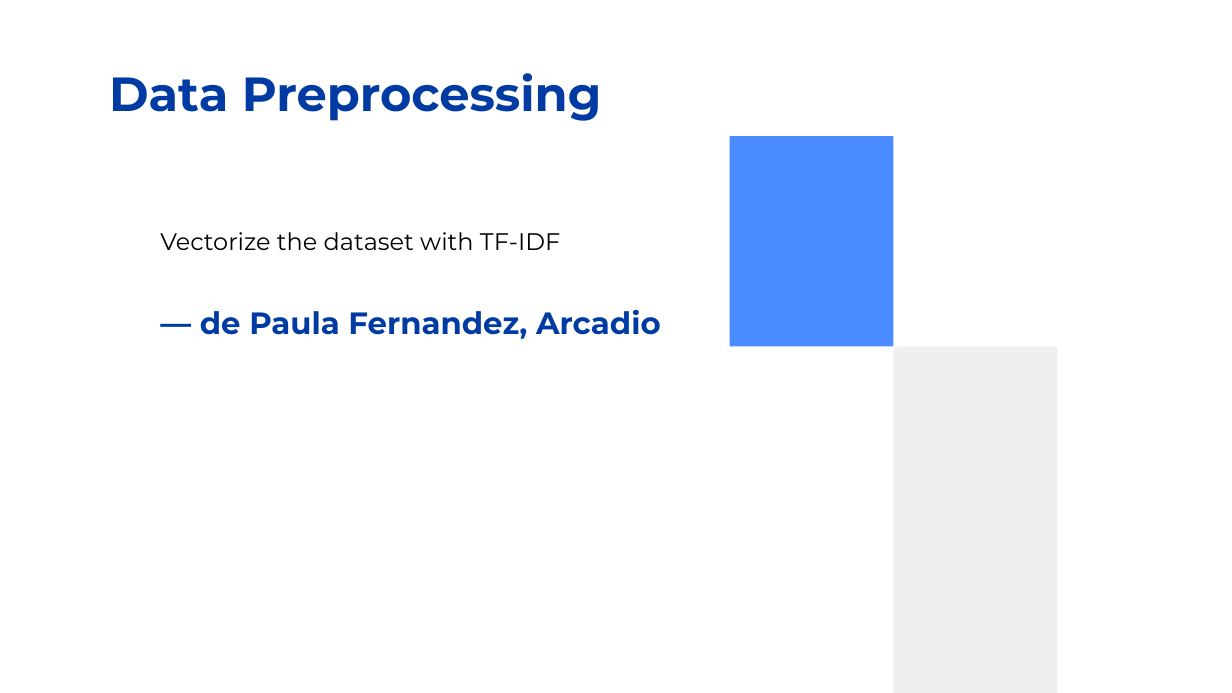
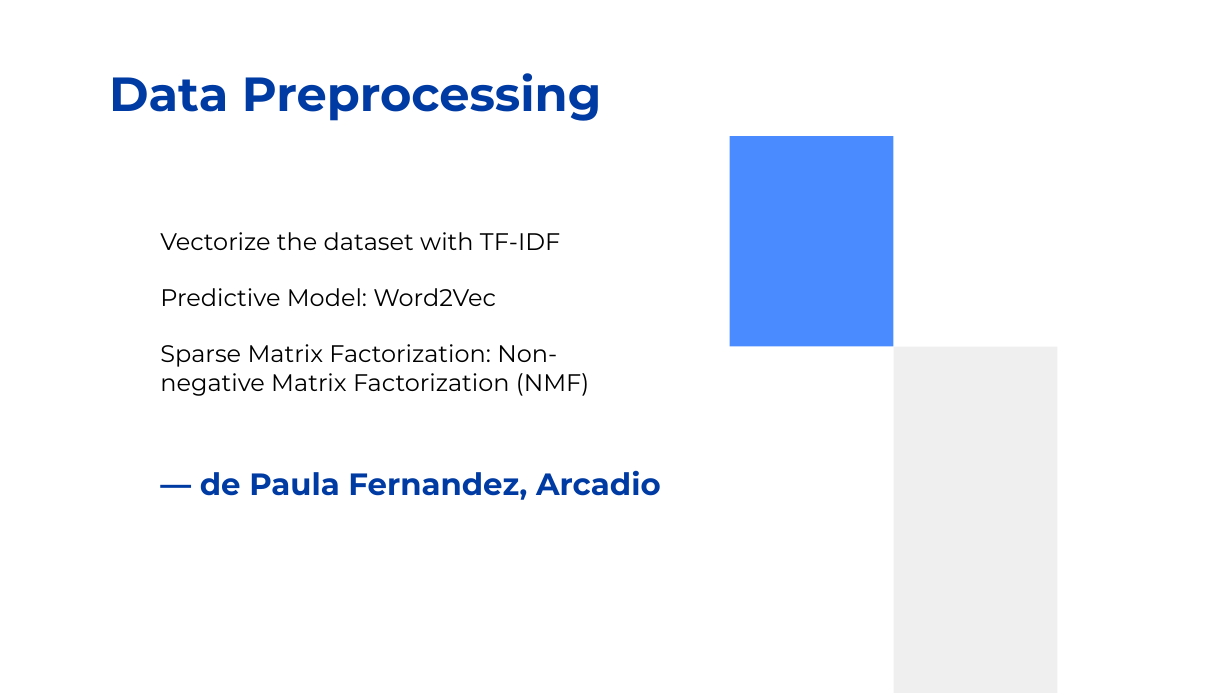
Before and after one commit to onlyxool/PROG8245NLP, a slide deck: slide 6 of PROG8245_Final_Project.pptx. Drawn at 1232x693 pixels with LibreOffice and Linux fonts; fonts in the diff are those of the drawing. Boxes give left, top, right and bottom in pixels: in the first picture for what was removed or moved away, otherwise in the second. Text is boxed around its words. In the diff, an @@ line names an element or a change of style, - is before the commit and + after.

```diff
--- a/PROG8245_Final_Project.pptx
+++ b/PROG8245_Final_Project.pptx
@@ subtitle at (160,288,589,396): paragraphs added @@
+Predictive Model: Word2Vec
+Sparse Matrix Factorization: Non-negative Matrix Factorization (NMF)
@@ subtitle "— de Paula Fernandez, Arcadio": place and size @@
-subtitle "— de Paula Fernandez, Arcadio" at (200,309,661,339)
+subtitle "— de Paula Fernandez, Arcadio" at (200,470,661,500)
```
Also in this commit, not shown: 5 other slides changed.
